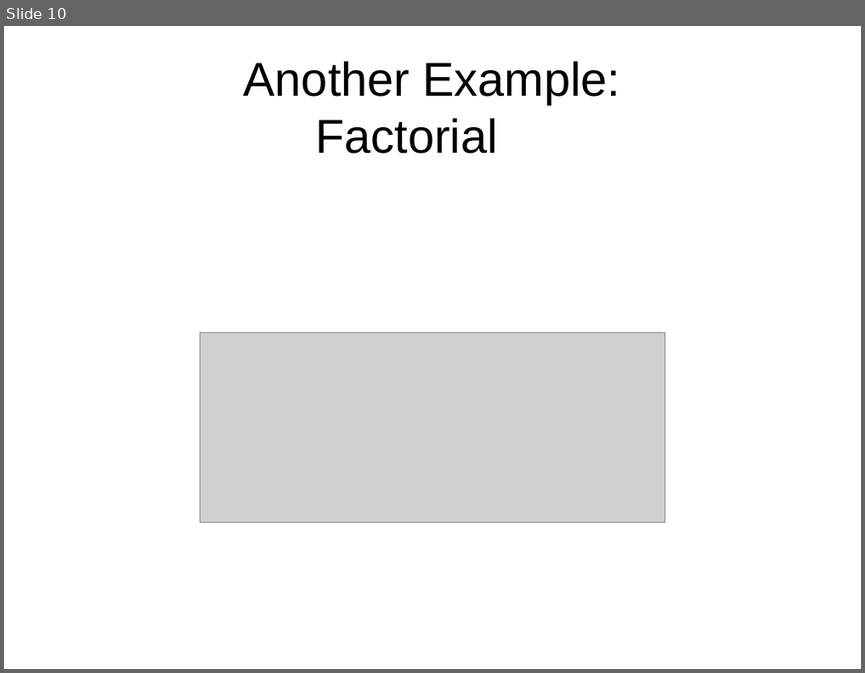
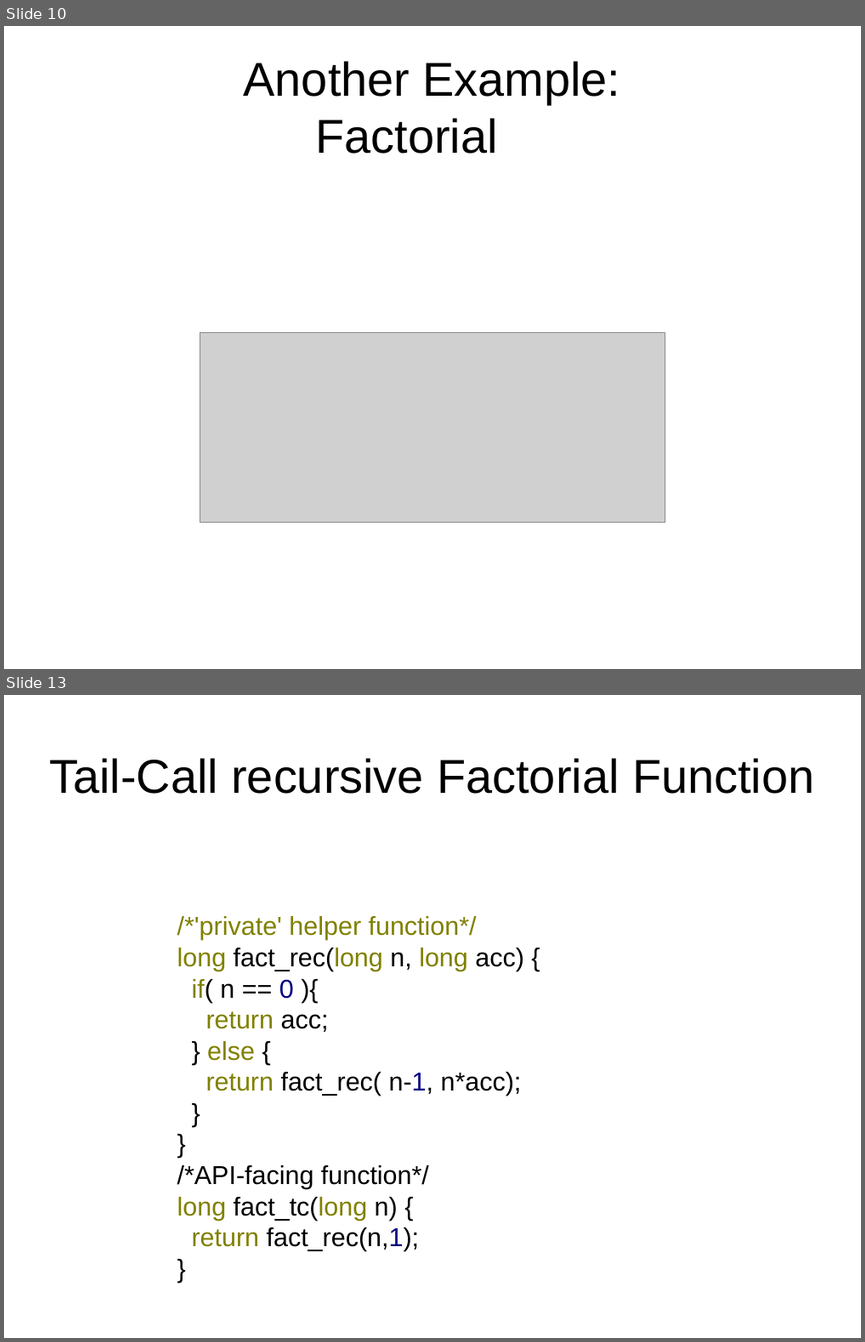
Before and after one commit to philtomson/TCO_in_gcc_talk, a slide deck: TCO_in_gcc.odp. Shown one above the other, each under a label of ours: slide 10 before the commit, slides 10 and 13 after it; the slides between them are not shown. The pictures are 865x673 and 865x1342 pixels, drawn with LibreOffice and Linux fonts; fonts in the diff are those of the drawing; grey boxes stand for pictures. Boxes give left, top, right and bottom in pixels: in the first picture for what was removed or moved away, otherwise in the second. Text is boxed around its words. In the diff, an @@ line names an element or a change of style, - is before the commit and + after.

```diff
--- a/TCO_in_gcc.odp
+++ b/TCO_in_gcc.odp
@@ slide 13 added at [4, 695, 861, 1338], background #FFFFFF @@
@@ title added at [49, 758, 814, 794], 44 pt, text #000000 @@
+Tail-Call recursive Factorial Function
@@ text added at [177, 916, 524, 1251], 24 pt, text #000000 @@
+/*'private' helper function*/
+long fact_rec(long n, long acc) {
+if( n == 0 ){
+return acc;
+} else {
+return fact_rec( n-1, n*acc);
+}
+}
+/*API-facing function*/
+long fact_tc(long n) {
+return fact_rec(n,1);
+}
```
Also in this commit, not shown: 1 slide changed, 5 other slides added.
